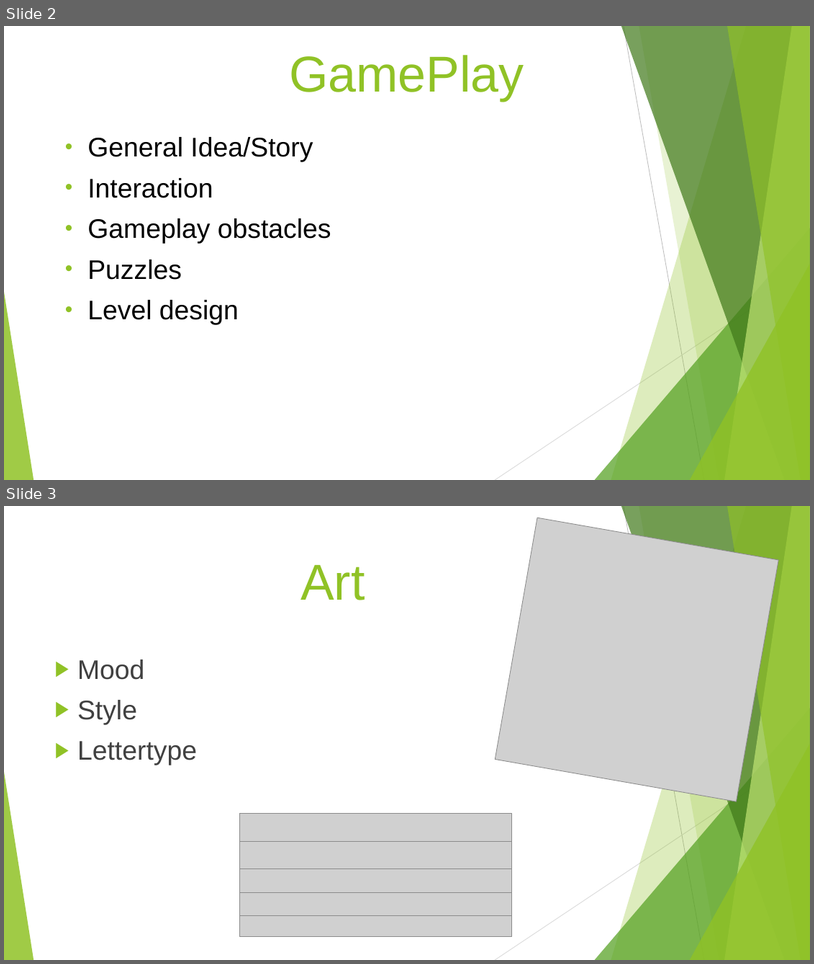
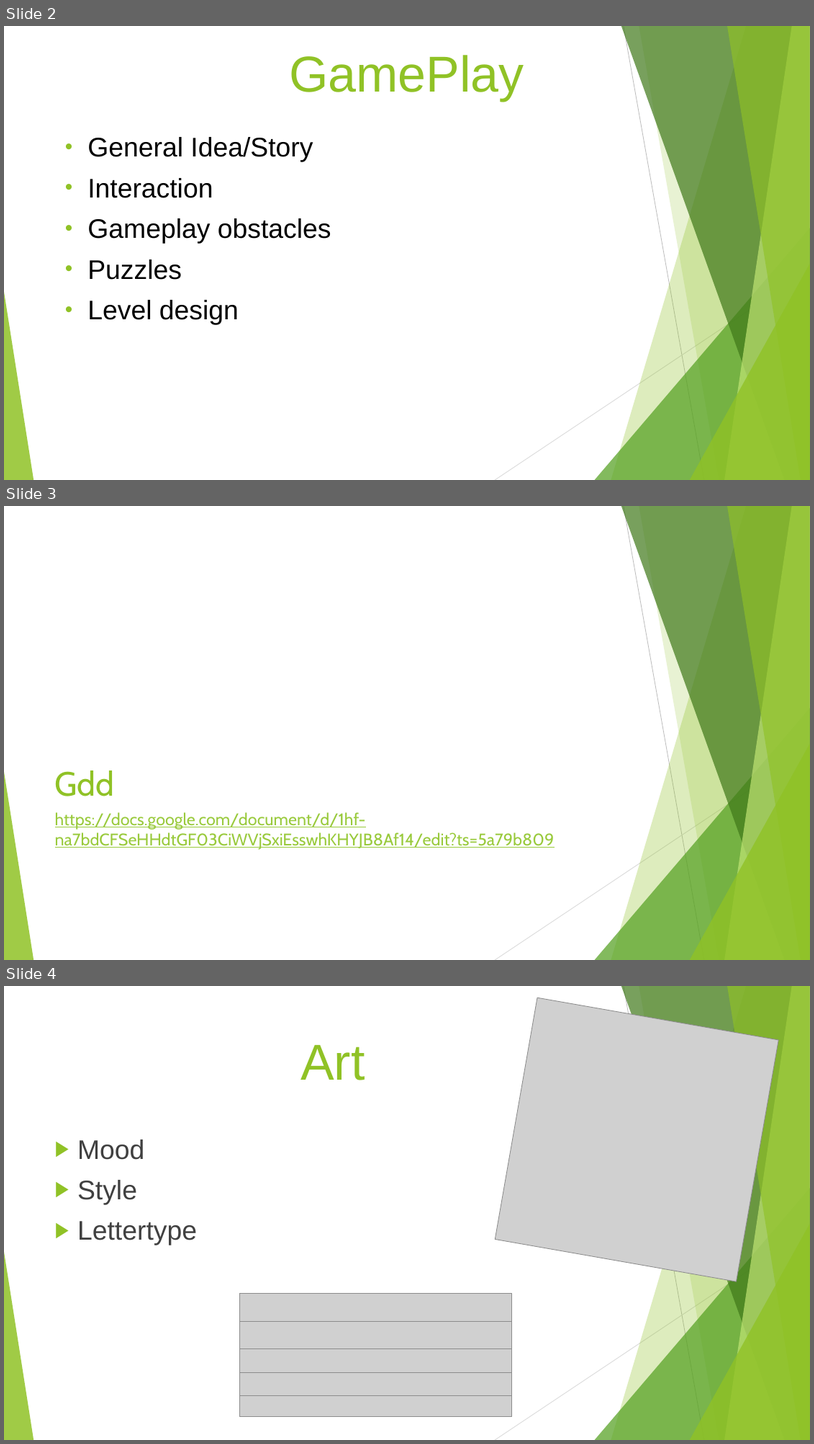
Before and after one commit to PeterBosDeltion/IndianaBonesRepo, a slide deck: IndianaBones.pptx. Shown one above the other, each under a label of ours: slides 2 and 3 before the commit, slides 2, 3 and 4 after it. The pictures are 814x964 and 814x1444 pixels, drawn with LibreOffice and Linux fonts; fonts in the diff are those of the drawing; grey boxes stand for pictures. Boxes give left, top, right and bottom in pixels: in the first picture for what was removed or moved away, otherwise in the second. Text is boxed around its words. In the diff, an @@ line names an element or a change of style, - is before the commit and + after.

```diff
--- a/IndianaBones.pptx
+++ b/IndianaBones.pptx
@@ slide 3 added at (x1=4, y1=506, x2=810, y2=960), background #FFFFFF; not listed: 10 template elements that a slide beside it also shows @@
@@ title added at (x1=55, y1=770, x2=115, y2=796), 40 pt, text #90C226 @@
+Gdd
@@ text added at (x1=55, y1=812, x2=555, y2=849), 20 pt, text #99CA3C, underline @@
+https://docs.google.com/document/d/1hf-na7bdCFSeHHdtGF03CiWVjSxiEsswhKHYJB8Af14/edit?ts=5a79b809
@@ what was slide 3 is now slide 4 @@
```
Also in this commit, not shown: 3 other slides added.
